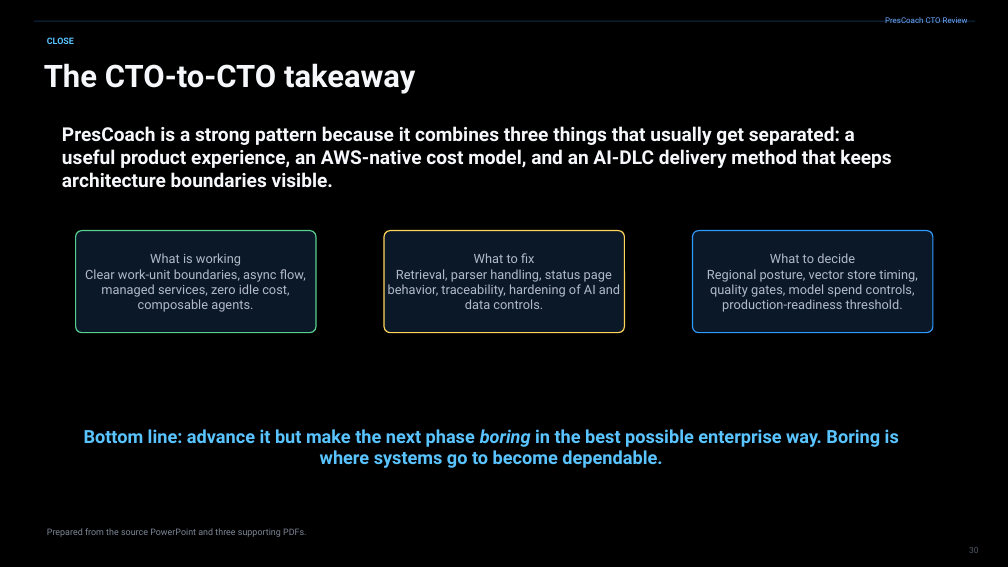
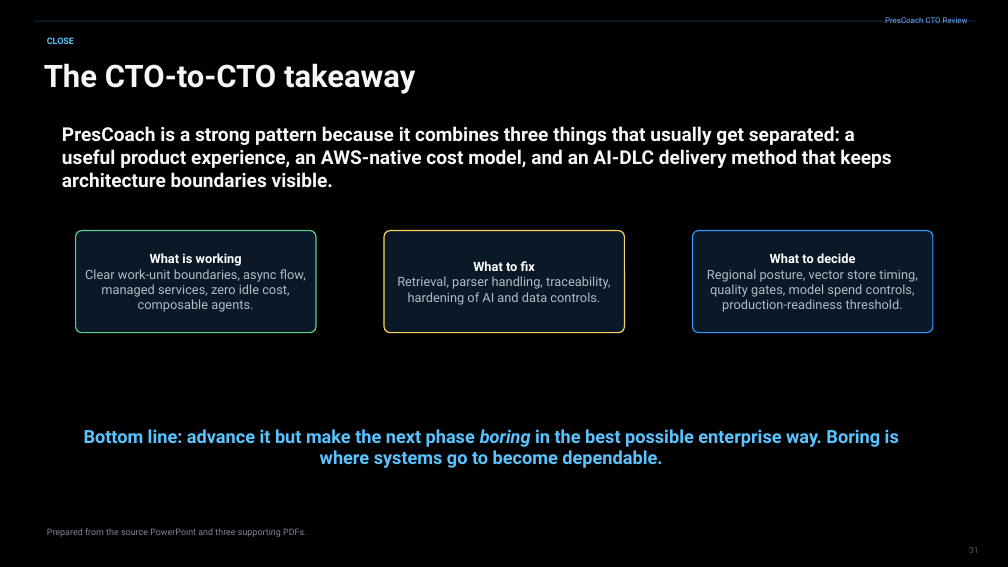
Before and after one commit to michaelgeiser/kiro-agentcore-app, a slide deck: slide 31 of documentation/PresCoach_slides.pptx (slide 30 before the commit). Drawn at 1008x567 pixels with LibreOffice and Linux fonts; fonts in the diff are those of the drawing. Boxes give left, top, right and bottom in pixels: in the first picture for what was removed or moved away, otherwise in the second. Text is boxed around its words. In the diff, an @@ line names an element or a change of style, - is before the commit and + after.

```diff
--- a/documentation/PresCoach_slides.pptx
+++ b/documentation/PresCoach_slides.pptx
@@ text in rounded rectangle at bbox=[150, 253, 242, 266]: text colour #B2BAC8 to #FFFFFF, bold on in "What is working" @@
@@ text in rounded rectangle at bbox=[473, 261, 535, 271]: text colour #B2BAC8 to #FFFFFF, bold on in "What to fix" @@
@@ text in rounded rectangle at bbox=[770, 253, 855, 263]: text colour #B2BAC8 to #FFFFFF, bold on in "What to decide" @@
@@ text in rounded rectangle at bbox=[397, 276, 610, 305]: text changed @@
-Retrieval, parser handling, status page behavior, traceability, hardening of AI and data controls.
+Retrieval, parser handling, traceability, hardening of AI and data controls.
```
Also in this commit, not shown: 8 other slides changed, 5 slides added, 43 other files.
